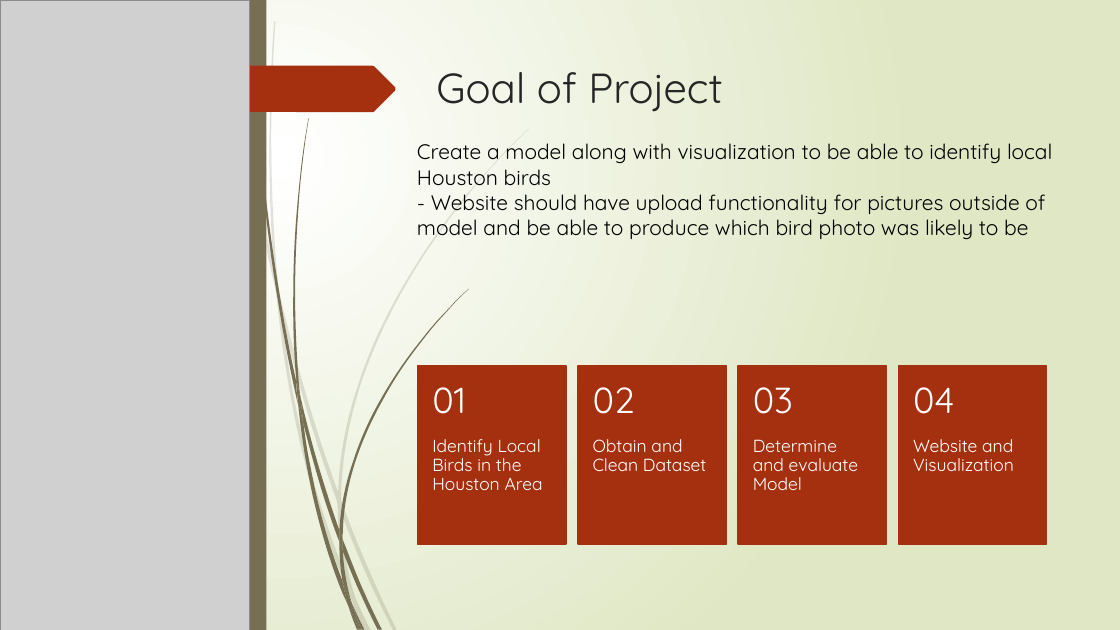
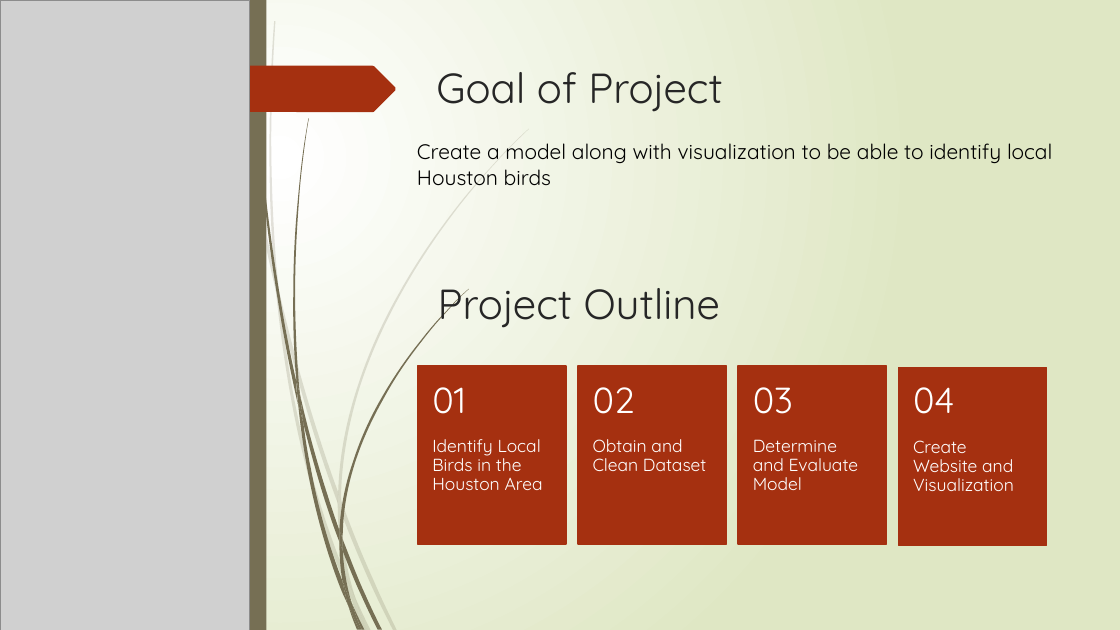
Before and after one commit to CrystalRae90/Machine_Learning_Project, a slide deck: slide 2 of Presentation.pptx. Drawn at 1120x630 pixels with LibreOffice and Linux fonts; fonts in the diff are those of the drawing; grey boxes stand for pictures. Boxes give left, top, right and bottom in pixels: in the first picture for what was removed or moved away, otherwise in the second. Text is boxed around its words. In the diff, an @@ line names an element or a change of style, - is before the commit and + after.

Commit message:
Updating Ppt

```diff
--- a/Presentation.pptx
+++ b/Presentation.pptx
@@ text at (x1=417, y1=194, x2=1045, y2=240): paragraph removed @@
-- Website should have upload functionality for pictures outside of model and be able to produce which bird photo was likely to be
@@ text added at (x1=438, y1=288, x2=721, y2=328), 36 pt, text #262626 @@
+Project Outline
@@ text at (x1=753, y1=439, x2=858, y2=490): text changed @@
-Determine and evaluate Model
+Determine and Evaluate Model
@@ text at (x1=913, y1=440, x2=1014, y2=491): text changed @@
-Website and Visualization
+Create Website and Visualization
```
Also in this commit, not shown: 6 other slides changed, 1 slide added, 1 other file.
